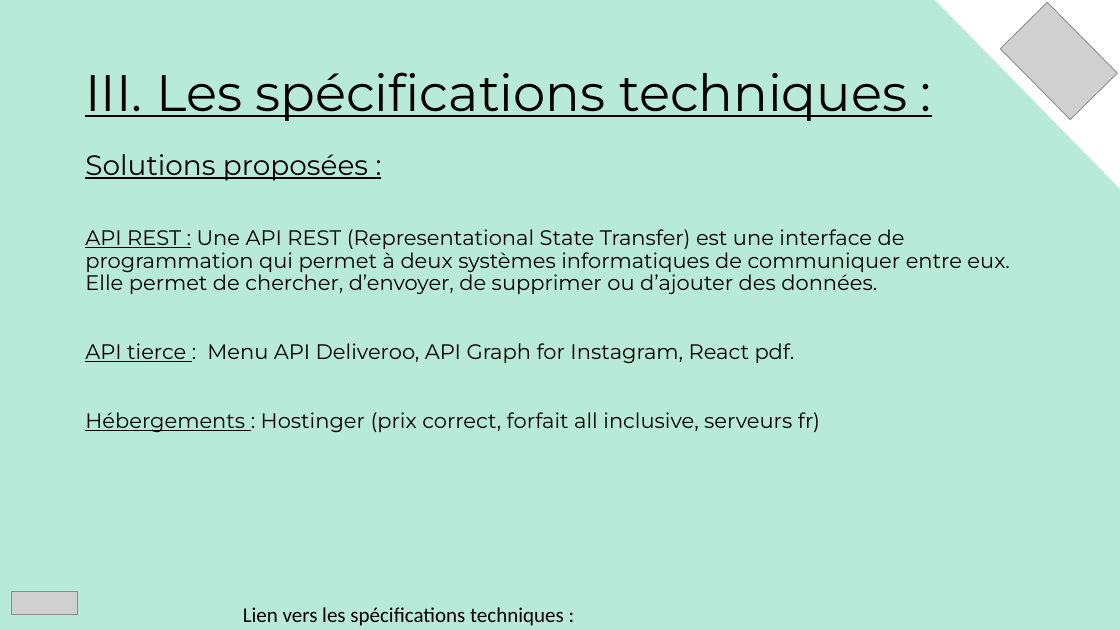
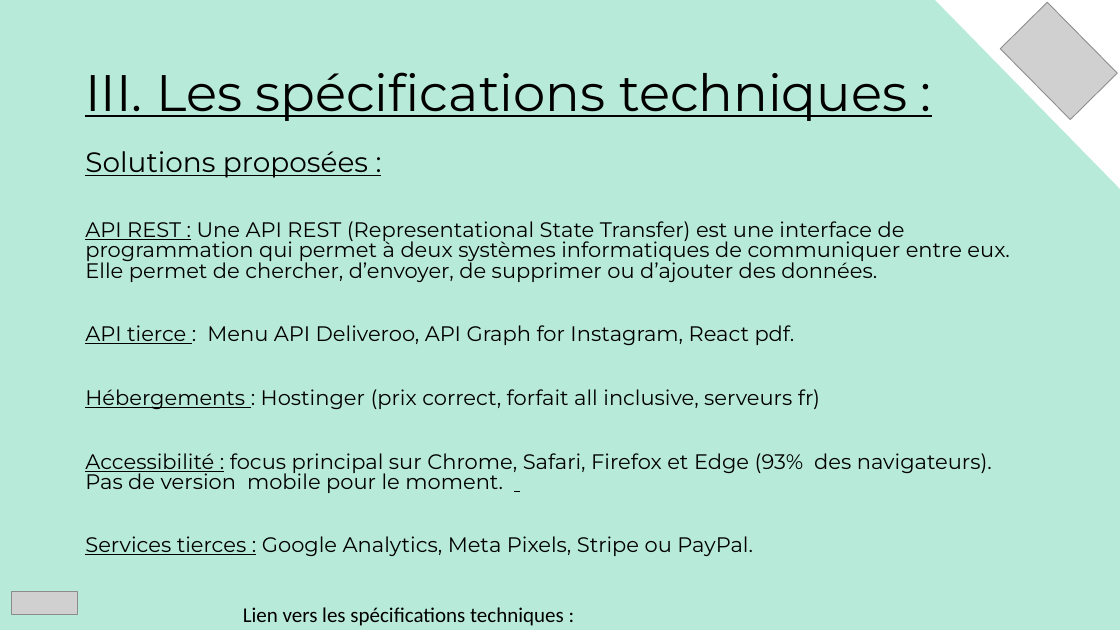
Before and after one commit to mathc28/Qwenta, a slide deck: slide 9 of Solution technique.pptx. Drawn at 1120x630 pixels with LibreOffice and Linux fonts; fonts in the diff are those of the drawing; grey boxes stand for pictures. Boxes give left, top, right and bottom in pixels: in the first picture for what was removed or moved away, otherwise in the second. Text is boxed around its words. In the diff, an @@ line names an element or a change of style, - is before the commit and + after.

```diff
--- a/Solution technique.pptx
+++ b/Solution technique.pptx
@@ text at box(85, 151, 1009, 409): line spacing 0.9 to 0.8 @@
@@ text at box(85, 453, 992, 556): paragraphs added @@
+Accessibilité : focus principal sur Chrome, Safari, Firefox et Edge (93% des navigateurs). Pas de version mobile pour le moment.
+Services tierces : Google Analytics, Meta Pixels, Stripe ou PayPal.
```
Also in this commit, not shown: 2 other slides changed, 1 slide added, 10 other files.
